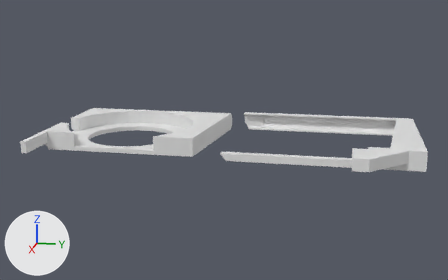
Before and after pictures for a commit that changed the Blender file dvd_to_coffee_converter/converter.blend.
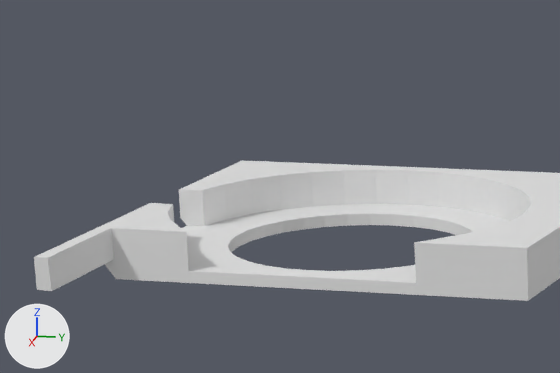
There are two pictures of each version: one whole from a 50 mm camera at (494.0, 16.0, 99.0) aimed at (66.0, -70.0, -8.0), one close up on the part from 2% to 45% of the width and 19% to 65% of the height. Lighting does not change. The marker at lower left points along +X, +Y and +Z.

Script lines for the objects in view, before the commit:
```python
me_plane = bpy.data.meshes.new('Plane')
me_plane.from_pydata(...)  # 88 vertices, 66 faces; spans x 0.0023..0.128, y 0.0..0.1195, z 0.0..0.013
ob_outer_part = bpy.data.objects.new('outer_part', me_plane)
ob_outer_part.location = (0.0, -75.6, -0.1)
ob_outer_part.rotation_euler = (3.142, 0.0, 0.0)  # degrees (180, 0, 0)
ob_outer_part.scale = (1000.0, 1000.0, 1000.0)
_m = ob_outer_part.modifiers.new('Boolean', 'BOOLEAN')
_m.object = ob_circle_003
_m.solver = 'FLOAT'
```
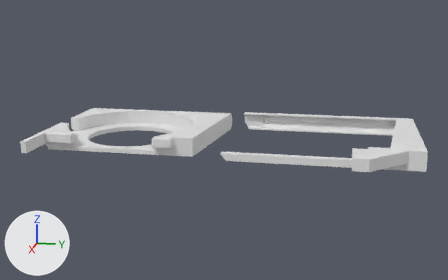
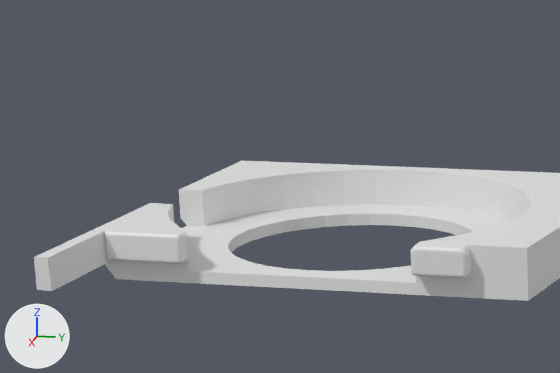
Commit message: added more sliding parts

Changed parts and their boxes [x1, y1, x2, y2] in the close-ups (560 x 373 px):
'outer_part', reshaped, modifiers changed: [34, 160, 560, 301] in both
part 1 of me_plane, added: after [48, 160, 560, 301]

What the commit changed:
me_plane is used by ob_outer_part; location (0.0, -75.6, -0.1); rotation (3.142, 0.0, 0.0), in degrees (180, 0, 0); scale (1000.0, 1000.0, 1000.0).
me_plane had 88 vertices, 66 faces and spanned x 0.0023..0.128, y 0.0..0.1195, z 0.0..0.013.
me_plane now has 416 vertices, 350 faces and spans x 0.0023..0.128, y 0.0..0.1195, z 0.0..0.013.
me_plane part 1: 328 vertices added at x 0.0119..0.101, y 0.0199..0.1195, z 0.0..0.013.
Object 'outer_part' (ob_outer_part) loses its BOOLEAN modifier named 'Boolean'.
Modifier setting removed (it was object = ob_circle_003).
Modifier setting removed (it was solver = 'FLOAT').
